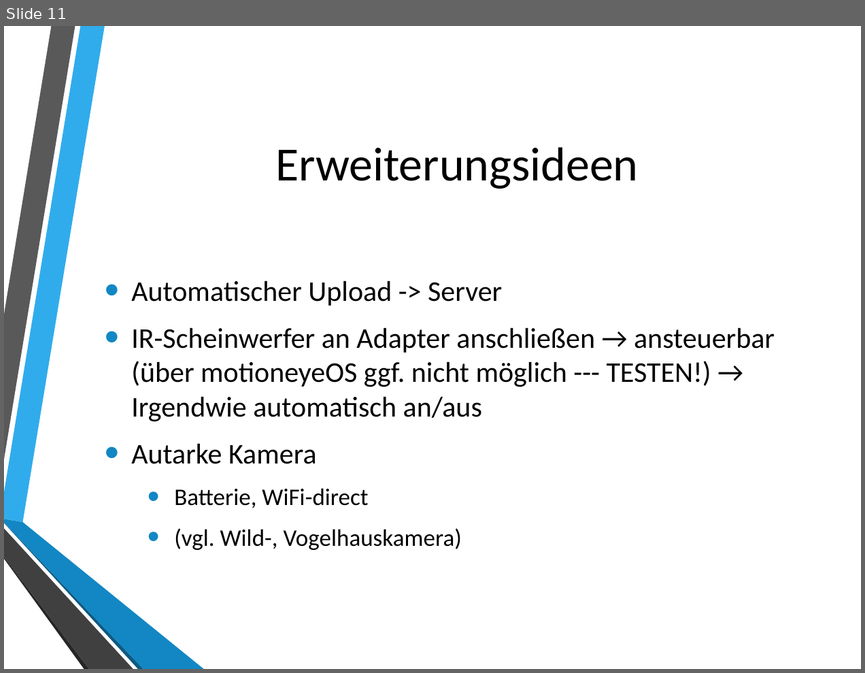
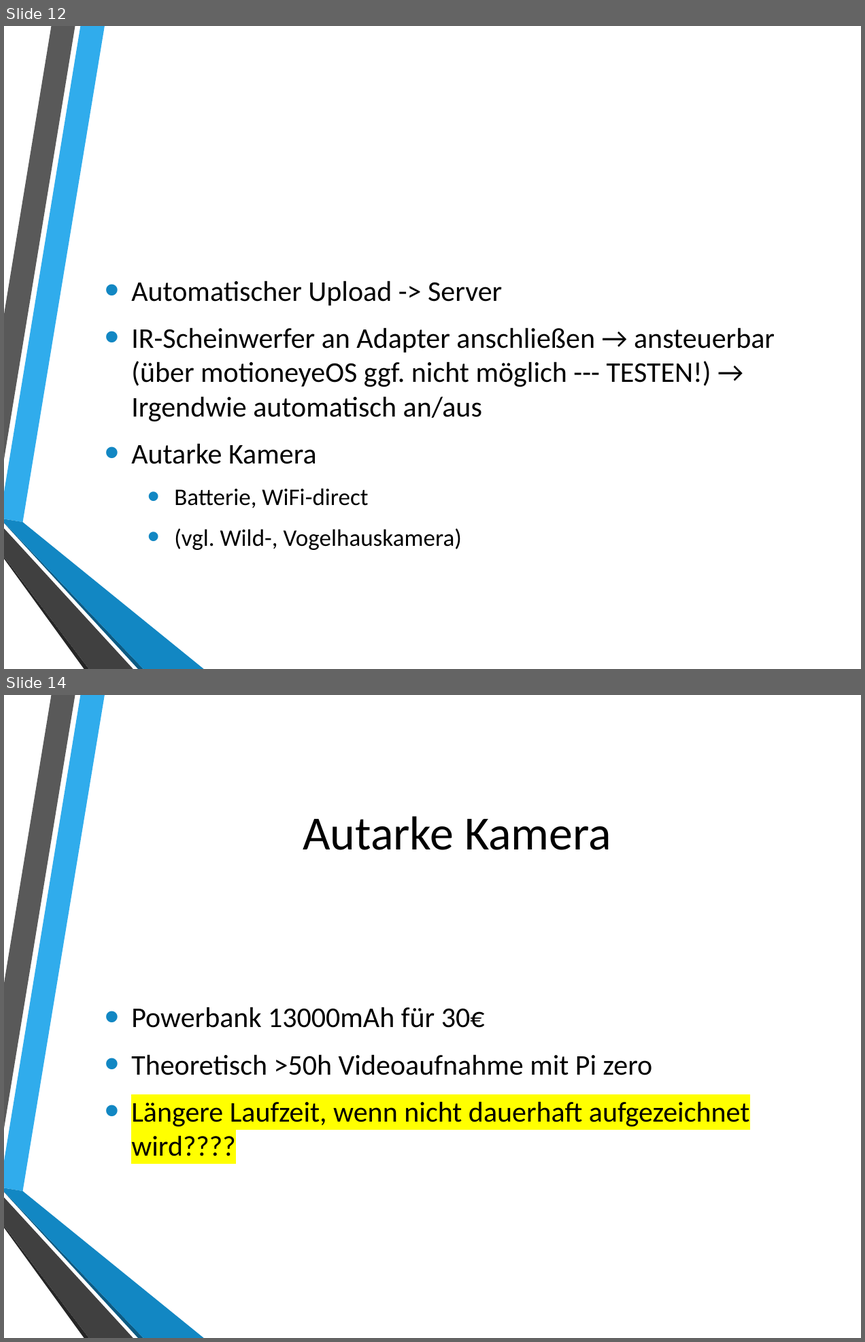
Before and after one commit to domeix/RSPiNoIR, a slide deck: Praesi.pptx. Shown one above the other, each under a label of ours: slide 11 before the commit, slides 12 and 14 after it; the slides between them are not shown. The pictures are 865x673 and 865x1342 pixels, drawn with LibreOffice and Linux fonts; fonts in the diff are those of the drawing; background and template pictures are left out. Boxes give left, top, right and bottom in pixels: in the first picture for what was removed or moved away, otherwise in the second. Text is boxed around its words. In the diff, an @@ line names an element or a change of style, - is before the commit and + after.

```diff
--- a/Praesi.pptx
+++ b/Praesi.pptx
@@ slide 14 added at (4,695,861,1338), background picture (left out); not listed: 6 template elements that a slide beside it also shows @@
@@ title added at (303,816,611,850), 40 pt, text #000000 @@
+Autarke Kamera
@@ text added at (131,1006,749,1156), 24 pt, text #000000 @@
+• Powerbank 13000mAh für 30€
+• Theoretisch >50h Videoaufnahme mit Pi zero
+• Längere Laufzeit, wenn nicht dauerhaft aufgezeichnet wird????
@@ what was slide 11 is now slide 12 @@
@@ slide 12 changed as well @@
@@ title removed at (275,147,638,189) @@
-Erweiterungsideen
```
Also in this commit, not shown: 8 other slides changed, 3 other slides added, 1 slide removed.
